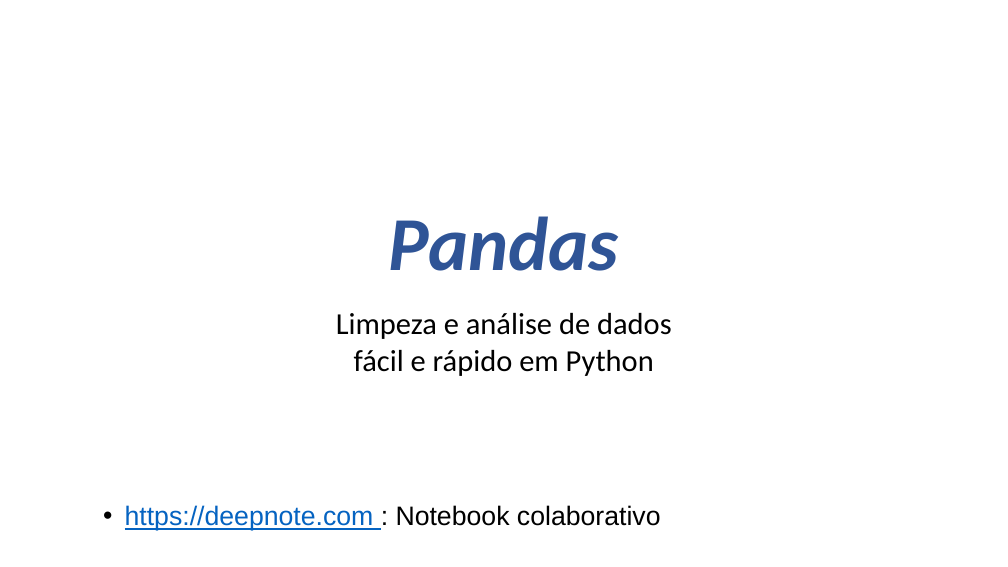
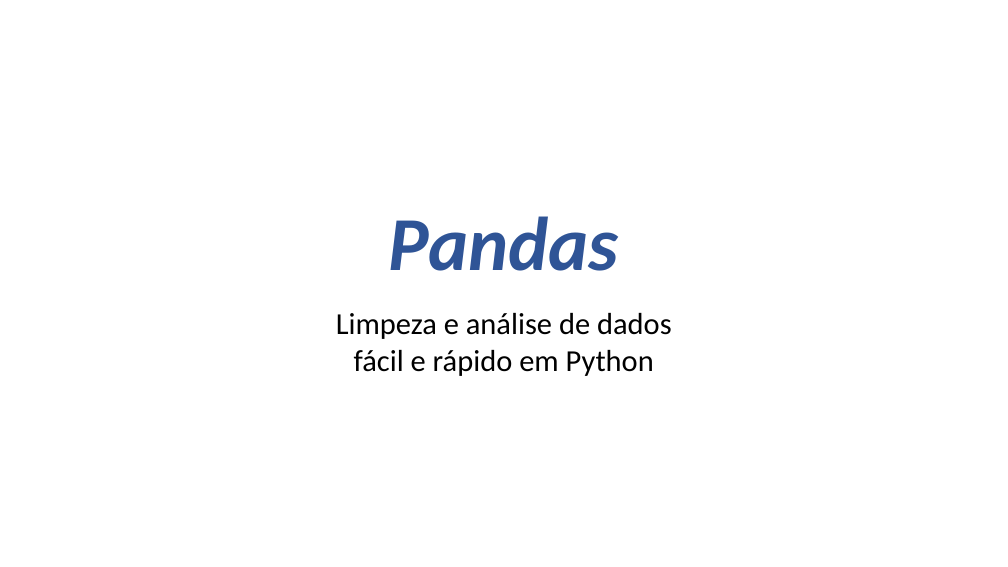
Before and after one commit to fabriciosantana/mcdia-python, a slide deck: slide 6 of Aulas/Aula5/Aula05_Pandas.pptx (slide 4 before the commit). Drawn at 1008x567 pixels with LibreOffice and Linux fonts; fonts in the diff are those of the drawing. Boxes give left, top, right and bottom in pixels: in the first picture for what was removed or moved away, otherwise in the second. Text is boxed around its words. In the diff, an @@ line names an element or a change of style, - is before the commit and + after.

```diff
--- a/Aulas/Aula5/Aula05_Pandas.pptx
+++ b/Aulas/Aula5/Aula05_Pandas.pptx
@@ text removed at bbox=[125, 505, 661, 531] @@
-• https://deepnote.com : Notebook colaborativo
```
Also in this commit, not shown: 3 slides added, 1 slide removed, 2 other files.
